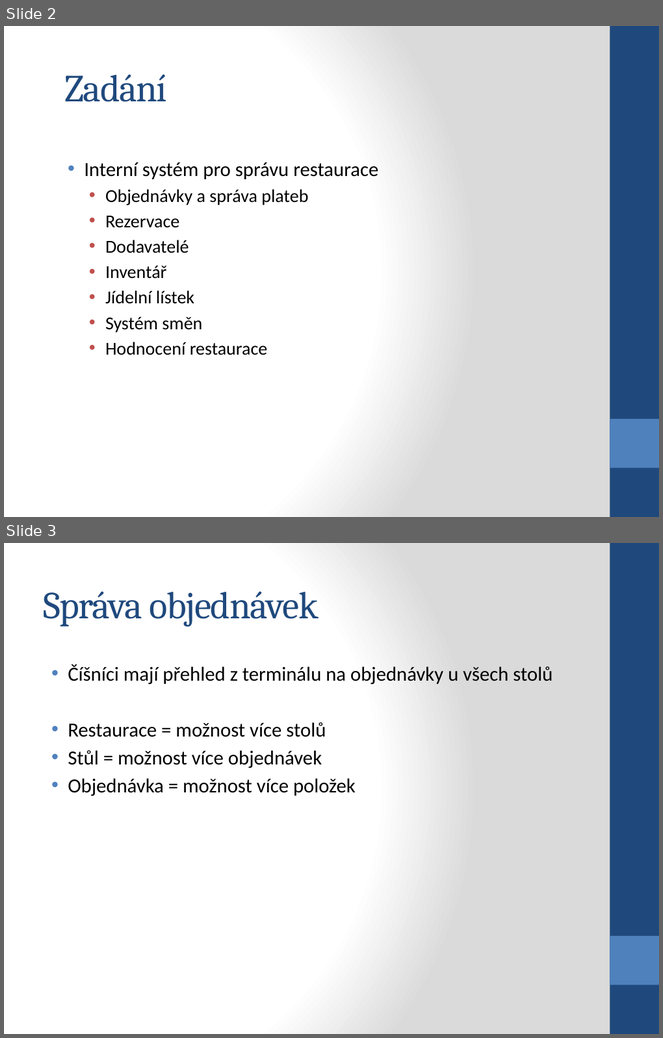
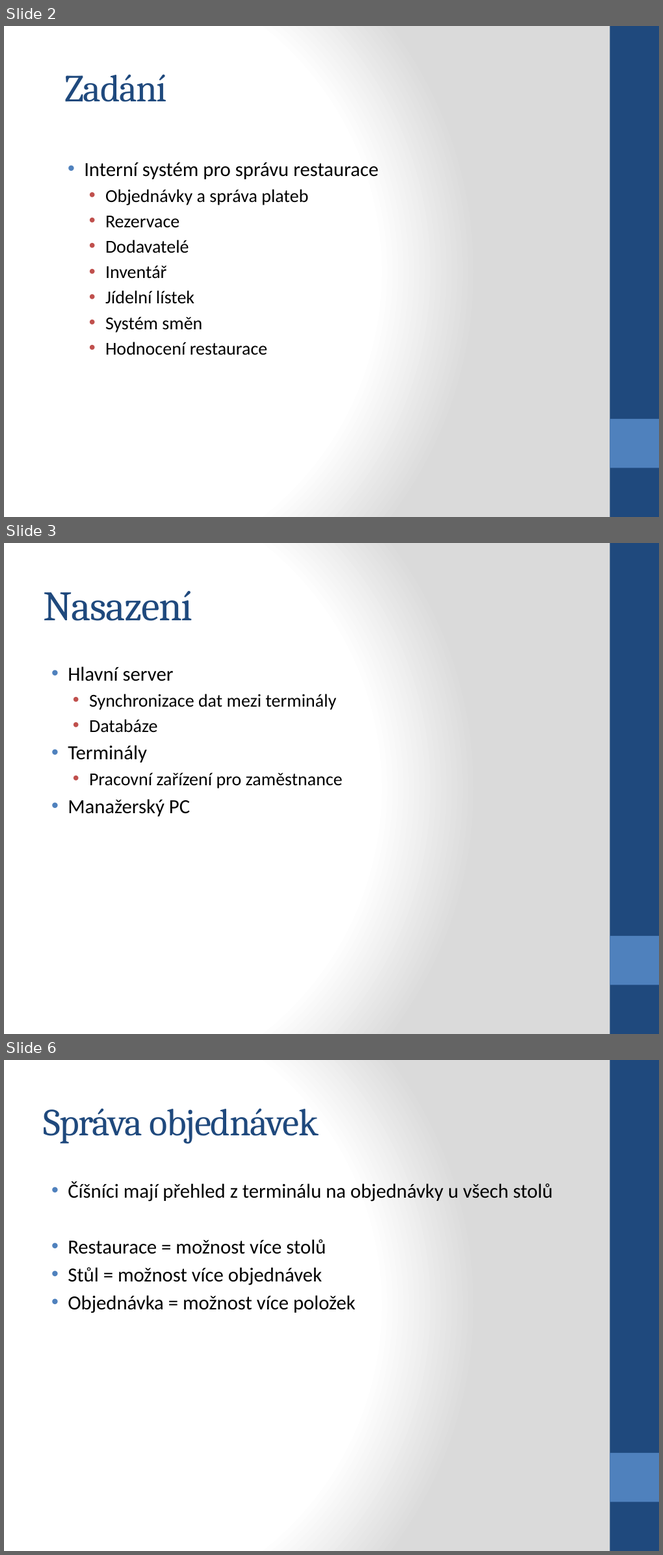
Before and after one commit to PinkN-RestauracePlus/RestauracePlus, a slide deck: K odevzdání/prezentace_raw.pptx. Shown one above the other, each under a label of ours: slides 2 and 3 before the commit, slides 2, 3 and 6 after it; the slides between them are not shown. The pictures are 663x1038 and 663x1555 pixels, drawn with LibreOffice and Linux fonts; fonts in the diff are those of the drawing. Boxes give left, top, right and bottom in pixels: in the first picture for what was removed or moved away, otherwise in the second. Text is boxed around its words. In the diff, an @@ line names an element or a change of style, - is before the commit and + after.

```diff
--- a/K odevzdání/prezentace_raw.pptx
+++ b/K odevzdání/prezentace_raw.pptx
@@ slide 3 added at [4, 543, 659, 1034], background gradient #FFFFFF to #DADADA; not listed: 2 template elements that a slide beside it also shows @@
@@ title added at [43, 590, 192, 621], 46 pt, text #1F497D @@
+Nasazení
@@ text added at [68, 667, 343, 817], 20 pt, text #000000 @@
+• Hlavní server
+  • Synchronizace dat mezi terminály
+  • Databáze
+• Terminály
+  • Pracovní zařízení pro zaměstnance
+• Manažerský PC
@@ what was slide 3 is now slide 6 @@
```
Also in this commit, not shown: 1 slide changed, 2 other slides added, 1 other file.
